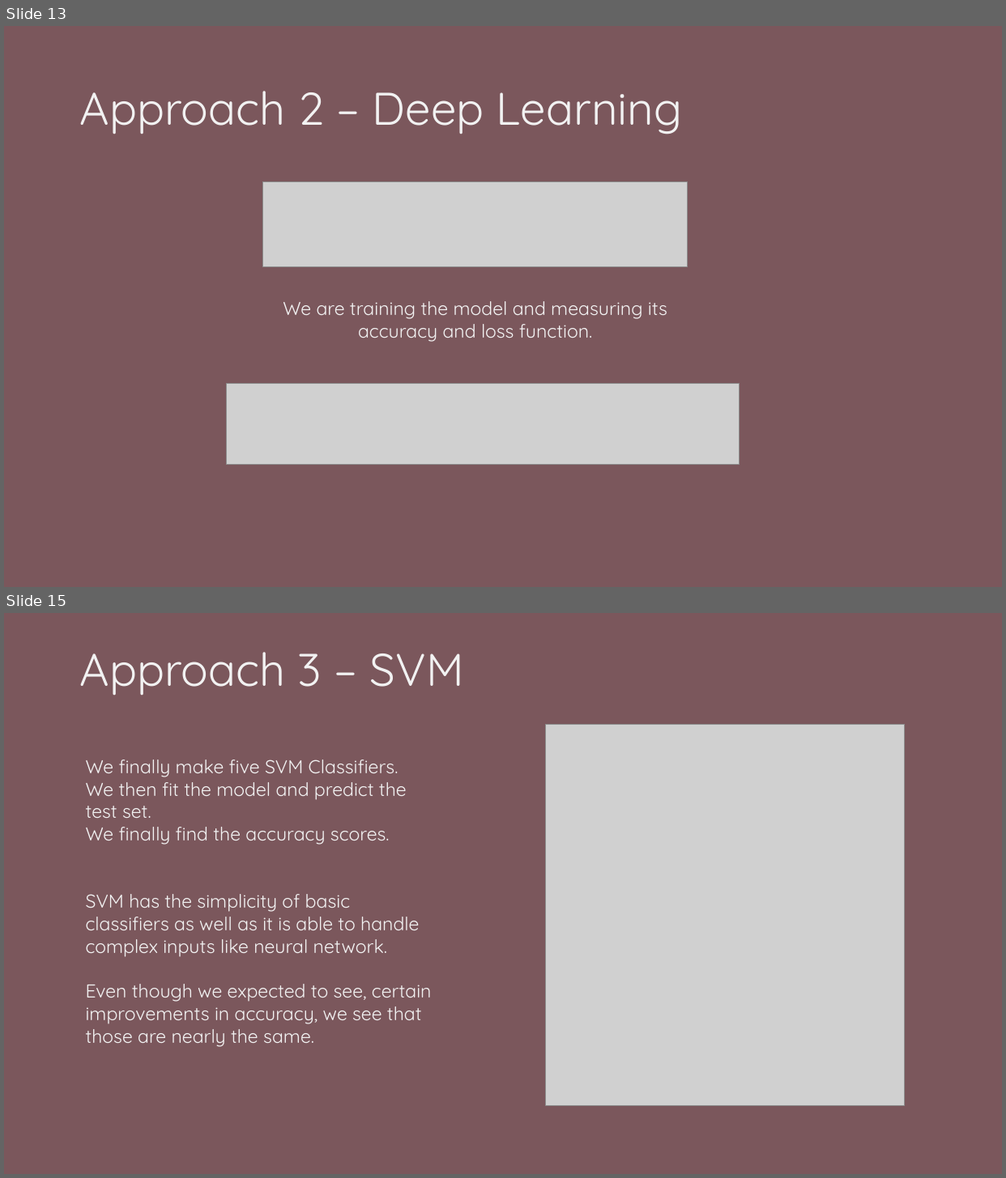
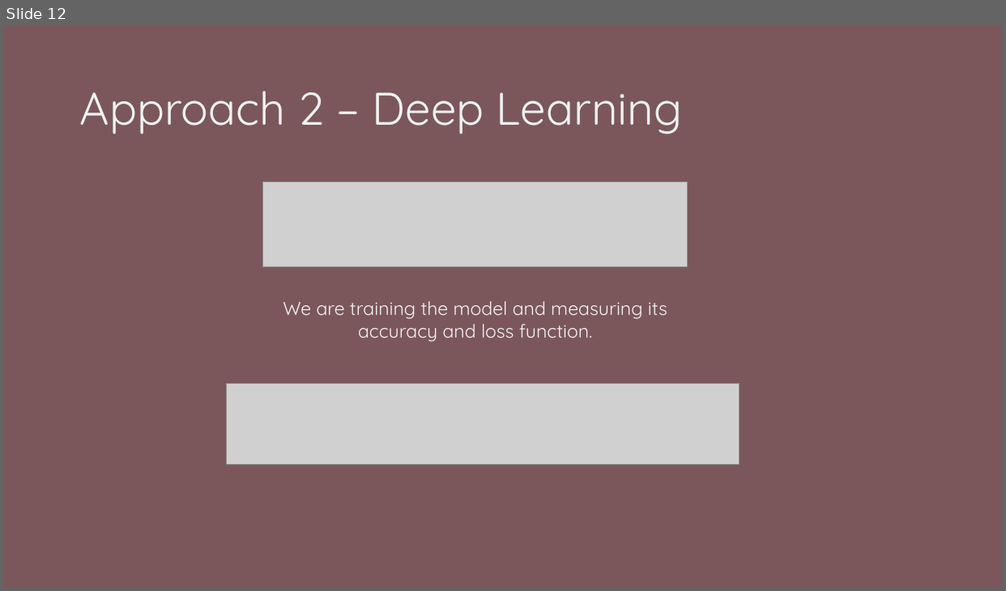
Before and after one commit to Manjari-99/Personality-Detection-From-Text, a slide deck: Personality Detection From Text.pptx. Shown one above the other, each under a label of ours: slides 13 and 15 before the commit, slide 12 after it; the slides between them are not shown. The pictures are 1006x1178 and 1006x591 pixels, drawn with LibreOffice and Linux fonts; fonts in the diff are those of the drawing; grey boxes stand for pictures. Boxes give left, top, right and bottom in pixels: in the first picture for what was removed or moved away, otherwise in the second. Text is boxed around its words. In the diff, an @@ line names an element or a change of style, - is before the commit and + after.

```diff
--- a/Personality Detection From Text.pptx
+++ b/Personality Detection From Text.pptx
@@ slide 15 removed at box(4, 613, 1002, 1174), background #7B575C @@
@@ text removed at box(80, 652, 464, 695) @@
-Approach 3 – SVM
@@ picture removed at box(545, 725, 905, 1106) @@
@@ text removed at box(86, 760, 432, 1047) @@
-We finally make five SVM Classifiers.
-We then fit the model and predict the test set.
-We finally find the accuracy scores.
-SVM has the simplicity of basic classifiers as well as it is able to handle complex inputs like neural network.
-Even though we expected to see, certain improvements in accuracy, we see that those are nearly the same.
@@ what was slide 13 is now slide 12 @@
```
Also in this commit, not shown: 4 slides changed, 1 slide added, 3 other slides removed, 1 other file.
